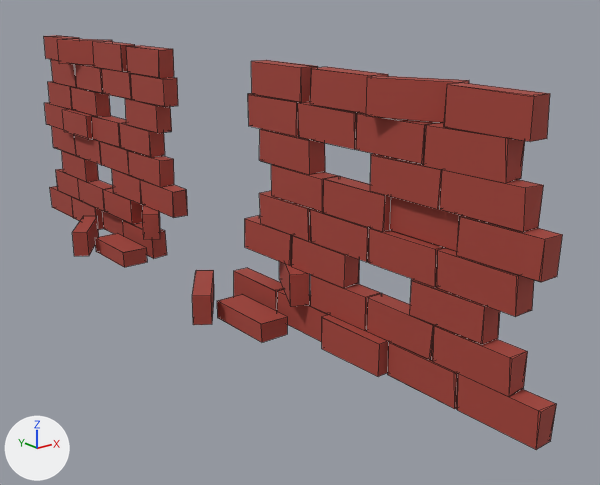
One commit to the Blender file Static Game Items/Brick Wall/BrickWall.blend: the scene before it, then after it.
The view is the same before and after, from a 50 mm lens placed at (-17.2, -26.9, 11.4), pointed at (1.7, -3.3, 2.0). The lights are fixed; the arrows at lower left show +X, +Y and +Z. Mesh edges are drawn as thin lines.

The scene before the commit, as lines of its bpy script (objects in view):
```python
ob_brick = bpy.data.objects.new('Brick', me_cube_007)
ob_brick.location = (-1.92, 7.95, 0.29)
ob_brick.rotation_euler = (0.0, 0.0, -0.608)  # degrees (0, 0, -35)
ob_brick.scale = (0.342, 1.4, 0.57)
ob_brick_001 = bpy.data.objects.new('Brick.001', me_cube_008)
ob_brick_001.location = (-1.42, 5.76, 0.09)
ob_brick_001.rotation_euler = (-1.571, 1.577, -1.571)  # degrees (-90, 90, -90)
ob_brick_001.scale = (0.342, 1.4, 0.57)
ob_brick_003 = bpy.data.objects.new('Brick.003', me_cube_010)
ob_brick_003.location = (-1.42, -4.25, 0.09)
ob_brick_003.rotation_euler = (-1.571, 1.577, -1.571)  # degrees (-90, 90, -90)
ob_brick_003.scale = (0.342, 1.4, 0.57)
ob_brickwall_left = bpy.data.objects.new('BrickWall_Left', me_cube_006)
ob_brickwall_left.location = (-0.04, 13.32, 0.32)
ob_brickwall_left.scale = (0.342, 1.4, 0.57)
ob_brickwall_right = bpy.data.objects.new('BrickWall_Right', me_cube_005)
ob_brickwall_right.location = (-0.04, -13.42, 0.32)
ob_brickwall_right.rotation_euler = (0.0, 0.0, 3.142)  # degrees (0, 0, 180)
ob_brickwall_right.scale = (0.342, 1.4, 0.57)
# also in view: 'Brick.002' at (-2.0, -2.2, 0.3)
```
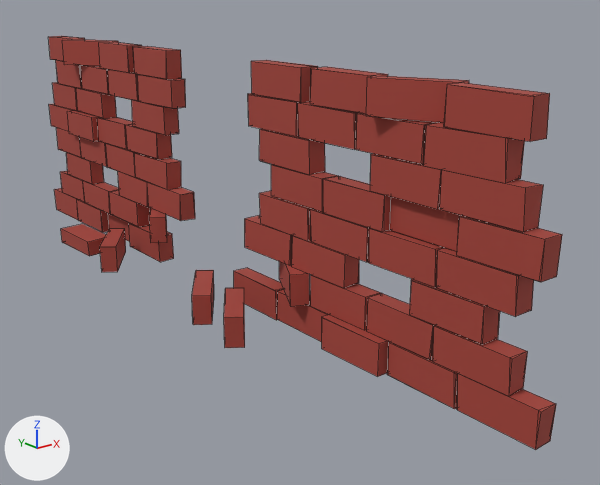
Commit message: Adding Brick

Where the newer file only moved an object's origin or applied its transform, the numbers keep the older frame.

Boxes (x1, y1, x2, y2) around the edits, measured in the pictures (600 x 485 px):
'BrickWall_Left', mesh moved: before (44, 35, 188, 259); after (49, 36, 195, 262)
'Brick.003', reshaped (69% narrower, 22% taller): before (217, 294, 287, 343); after (224, 288, 245, 348)
'Brick.001', reshaped (49% narrower, 29% taller): before (95, 233, 147, 267); after (100, 228, 126, 272)
'Brick.004', added (red): after (61, 224, 106, 256)
'Brick', deleted (red): before (72, 216, 99, 256)

Edits to the bpy script that builds the scene:
```text
Add mat_material_004:
    mat_material_004 = principled_material('Material.004')
    mat_material_004.base_color = (0.376, 0.0379, 0.0215)  # red #a53728
    mat_material_004.roughness = 0.85
    mat_material_004.specular_ior_level = 1.0
Change me_cube_006:
    where me_cube_006.from_pydata(...)  # 324 vertices, 347 faces; spans x -3.1..2.7, y -7.7..1.7, z -1.0..15.0
    used by ob_brickwall_left; location = (-0.04, 13.32, 0.32); scale = (0.342, 1.4, 0.57)
    me_cube_006 part 1: the whole mesh is moved by (0.0, -0.4, 0.0)
Change me_cube_008:
    used by ob_brick_001; location = (-1.42, 5.76, 0.09); rotation_euler = (-1.571, 1.577, -1.571), in degrees (-90, 90, -90); scale = (0.342, 1.4, 0.57)
    remove me_cube_008.from_pydata(...)  # 11 vertices, 12 faces; spans x -0.9..1.08, y -1.06..0.9, z -0.89..1.06
    add me_cube_008.from_pydata(...)  # 11 vertices, 12 faces; spans x -2.38..0.93, y -1.42..0.46, z -2.81..0.89
    me_cube_008 part 2: 11 of 11 vertices moved; they spanned x -0.9..1.08, y -1.06..0.9, z -0.89..1.06 and now span x -2.38..0.93, y -1.42..0.46, z -2.81..0.89; mean shift (-0.58, -0.4, -0.88); largest move (1.08, -1.06, 1.06) -> (-2.38, -1.42, -1.84)
Change me_cube_010:
    used by ob_brick_003; location = (-1.42, -4.25, 0.09); rotation_euler = (-1.571, 1.577, -1.571), in degrees (-90, 90, -90); scale = (0.342, 1.4, 0.57)
    remove me_cube_010.from_pydata(...)  # 11 vertices, 12 faces; spans x -0.9..1.08, y -1.06..0.9, z -0.89..1.06
    add me_cube_010.from_pydata(...)  # 11 vertices, 12 faces; spans x -2.37..0.93, y -1.13..0.75, z -3.18..0.51
    me_cube_010 part 3: 11 of 11 vertices moved; they spanned x -0.9..1.08, y -1.06..0.9, z -0.89..1.06 and now span x -2.37..0.93, y -1.13..0.75, z -3.18..0.51; mean shift (-0.58, -0.11, -1.26); largest move (1.08, -1.06, 1.06) -> (-2.37, -1.13, -2.22)
Add me_cube_013:
    me_cube_013.from_pydata([(-1.08, -1.04, -0.51), (-1.07, -0.99, -0.49), (-1.1, -1.05, 0.61), (0.46, 1.19, -0.51), (0.48, 1.2, 0.61), (0.44, 1.17, 0.59), (-0.54, -1.43, -0.5), (-0.55, -1.43, 0.6), (0.98, 0.81, -0.51), (0.97, 0.76, -0.49), (1.01, 0.8, 0.6)], [], [(0, 2, 1), (3, 5, 4), (0, 3, 8, 6), (2, 0, 6, 7), (6, 9, 10, 7), (2, 7, 10, 4), (5, 3, 1, 2), (8, 3, 4, 10), (3, 0, 1), (4, 5, 2), (9, 8, 10), (6, 8, 9)])
    me_cube_013.materials.append(mat_material_004)  # red #a53728
Remove ob_brick:
    ob_brick = bpy.data.objects.new('Brick', me_cube_007)
    ob_brick.location = (-1.92, 7.95, 0.29)
    ob_brick.rotation_euler = (0.0, 0.0, -0.608)  # degrees (0, 0, -35)
    ob_brick.scale = (0.342, 1.4, 0.57)
Add ob_brick_004:
    ob_brick_004 = bpy.data.objects.new('Brick.004', me_cube_013)
    ob_brick_004.location = (-1.92, 8.03, 0.08)
    ob_brick_004.rotation_euler = (1.482, -2.177, -1.463)  # degrees (85, -125, -84)
```
